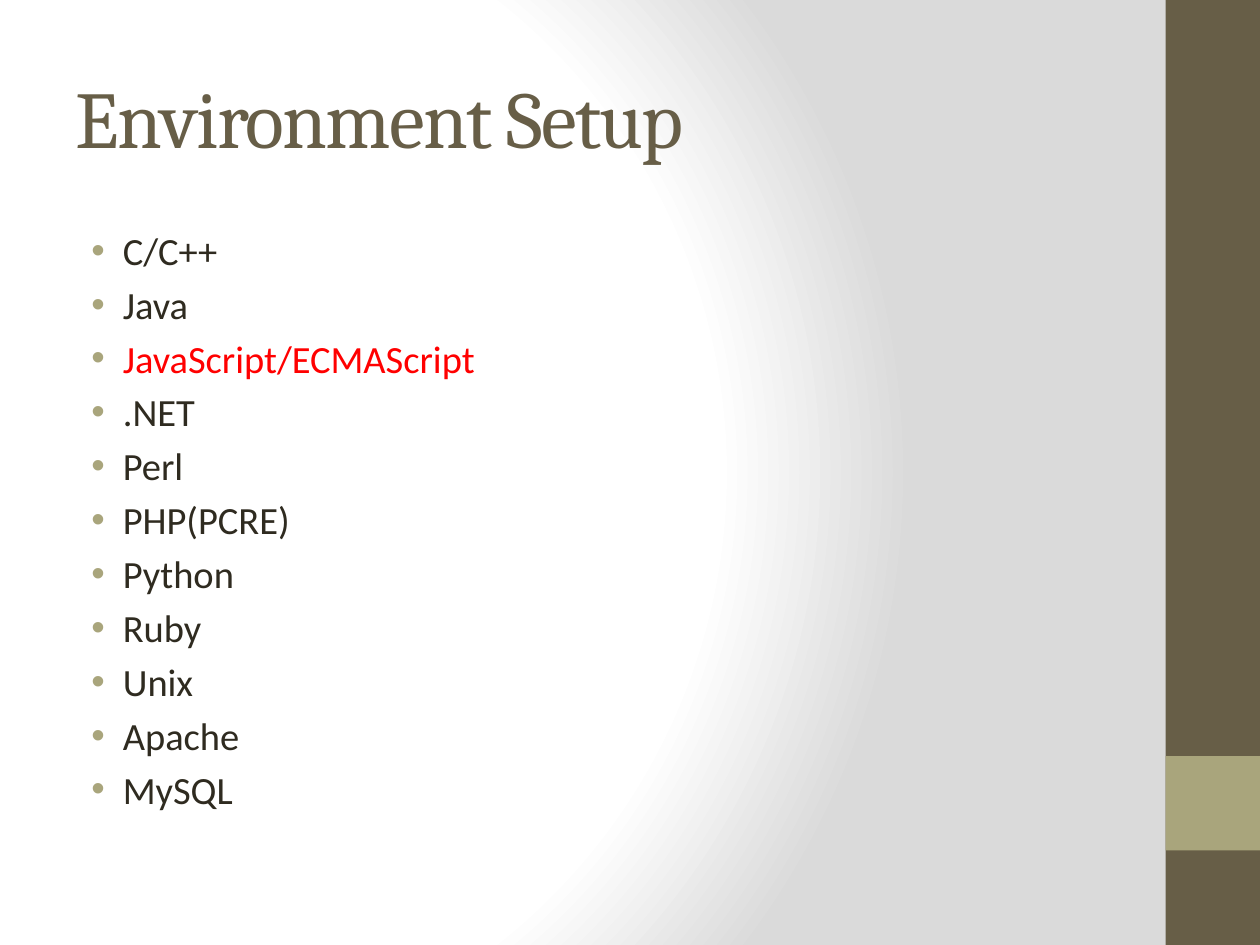
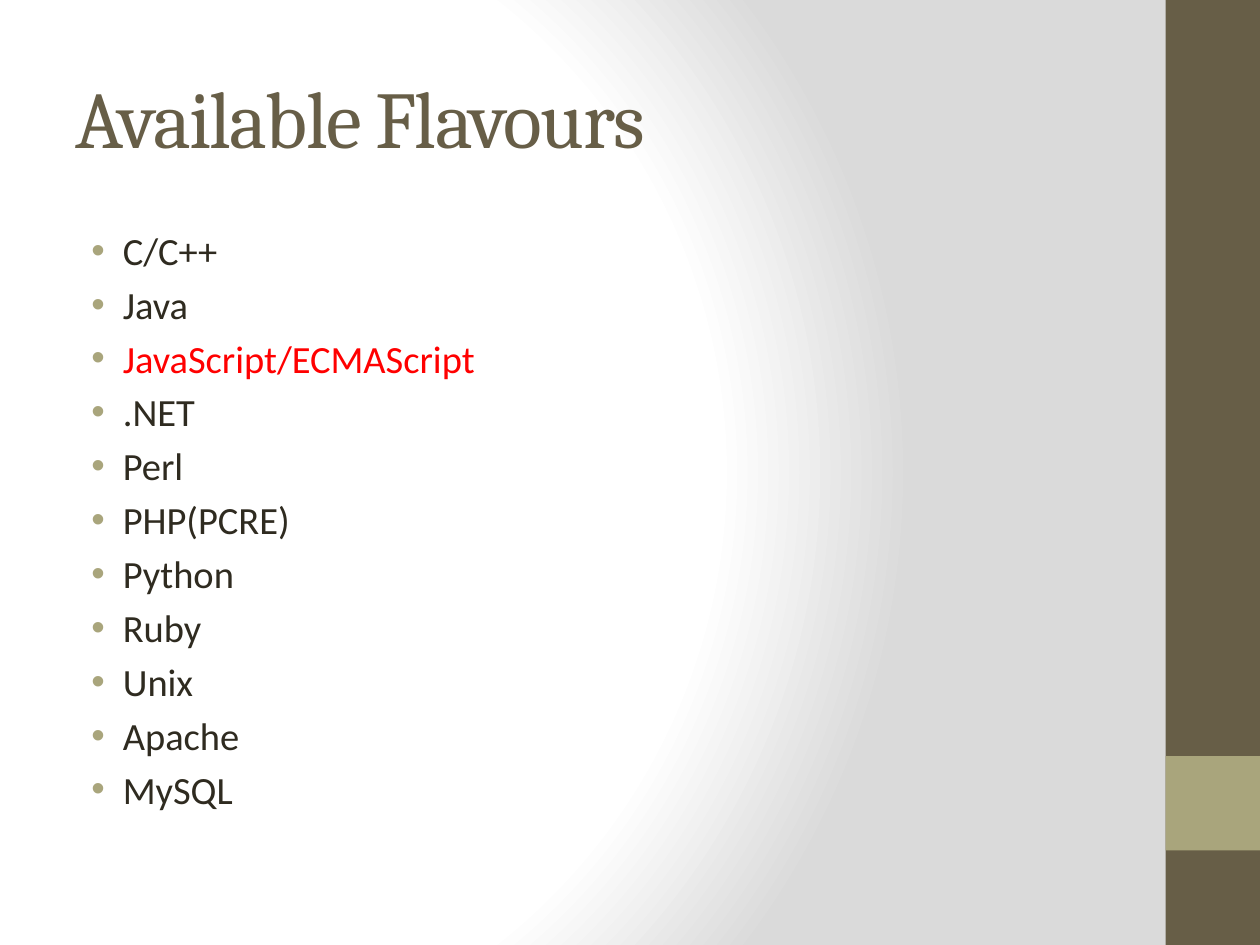
Before and after one commit to hrana564/Regex, a slide deck: slide 3 of Regex.pptx. Drawn at 1260x945 pixels with LibreOffice and Linux fonts; fonts in the diff are those of the drawing. Boxes give left, top, right and bottom in pixels: in the first picture for what was removed or moved away, otherwise in the second. Text is boxed around its words. In the diff, an @@ line names an element or a change of style, - is before the commit and + after.

```diff
--- a/Regex.pptx
+++ b/Regex.pptx
@@ title at [76,92,645,149]: text changed @@
-Environment Setup
+Available Flavours
```
Also in this commit, not shown: 1 slide added.
